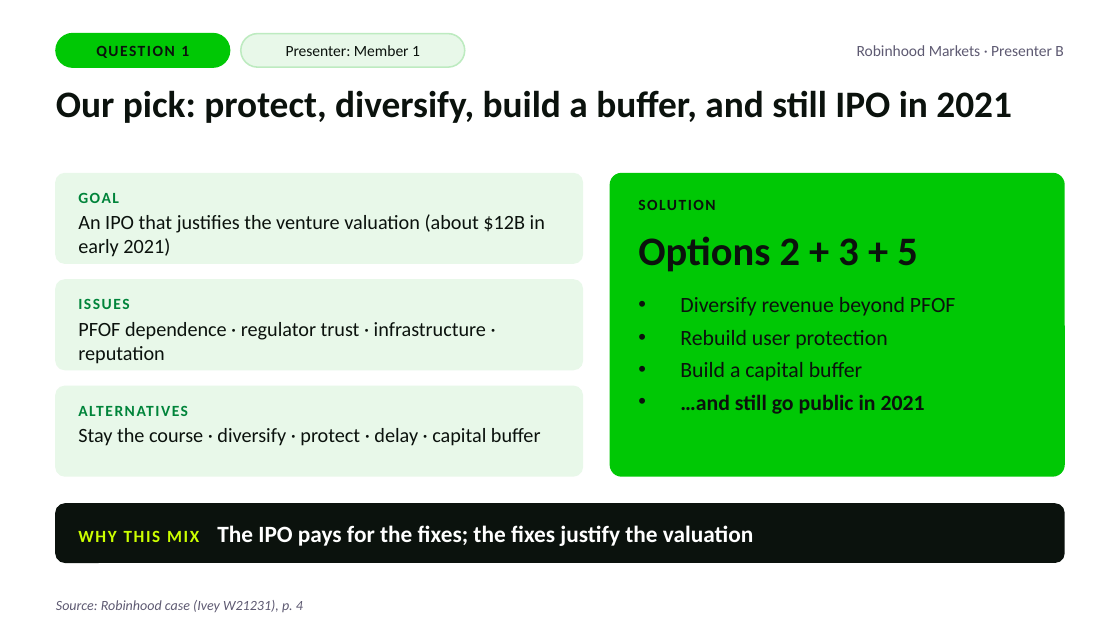
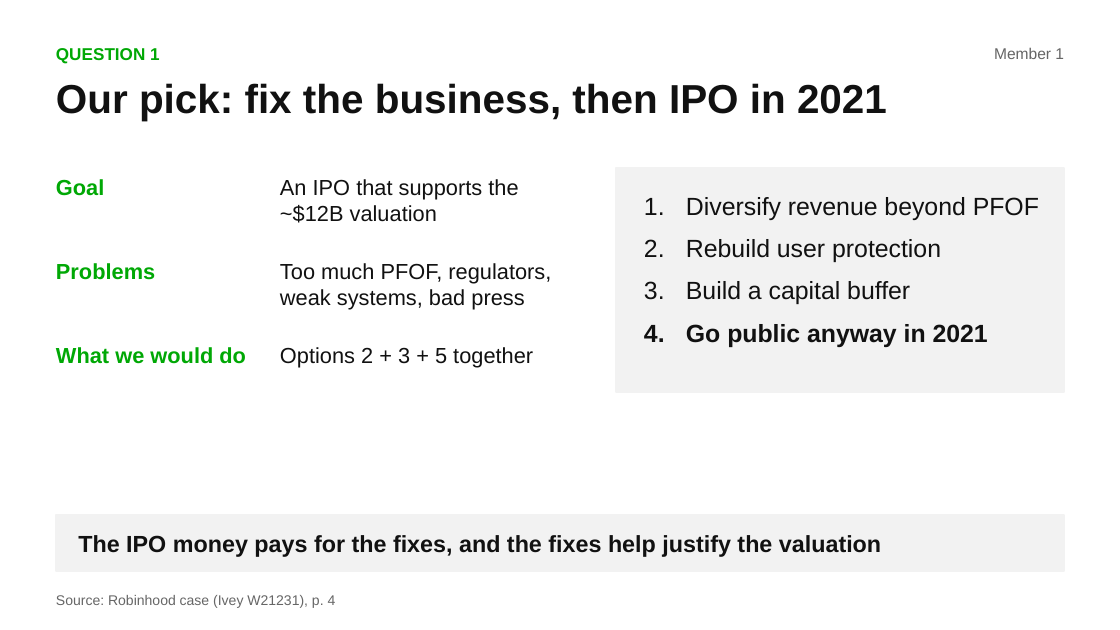
Before and after one commit to melissalcaraz1/DF, a slide deck: slide 4 of robinhood/Robinhood_Member1_Slides.pptx. Drawn at 1120x630 pixels with LibreOffice and Linux fonts; fonts in the diff are those of the drawing. Boxes give left, top, right and bottom in pixels: in the first picture for what was removed or moved away, otherwise in the second. Text is boxed around its words. In the diff, an @@ line names an element or a change of style, - is before the commit and + after.

```diff
--- a/robinhood/Robinhood_Member1_Slides.pptx
+++ b/robinhood/Robinhood_Member1_Slides.pptx
@@ text "QUESTION 1" at (56, 48, 160, 64): size 10 to 11 pt, font Calibri to Arial, text colour #0B120D to #00A805, letter spacing 1 to 0 pt; alignment centre to left @@
@@ rounded rectangle removed at (56, 34, 230, 67) @@
@@ rounded rectangle removed at (241, 34, 465, 67) @@
@@ text removed at (857, 45, 1063, 56) @@
-Robinhood Markets · Presenter B
@@ text at (994, 48, 1064, 59): text changed; font Calibri to Arial; text colour #0B120D to #666666 @@
-Presenter: Member 1
+Member 1
@@ text at (56, 83, 887, 121): text changed; size 24 to 26 pt; font Calibri to Arial; text colour #0B120D to #111111 @@
-Our pick: protect, diversify, build a buffer, and still IPO in 2021
+Our pick: fix the business, then IPO in 2021
@@ text at (56, 179, 104, 196): text changed; size 10 to 14 pt; font Calibri to Arial; text colour #00843A to #00A805 @@
-GOAL
+Goal
@@ text "Goal" at (56, 179, 104, 196): vertical alignment middle to top @@
@@ rounded rectangle removed at (56, 174, 582, 263) @@
@@ text at (280, 179, 518, 223): text changed; size 13 to 14 pt; font Calibri to Arial; text colour #0B120D to #111111 @@
-An IPO that justifies the venture valuation (about $12B in early 2021)
+An IPO that supports the ~$12B valuation
@@ rounded rectangle removed at (610, 174, 1064, 476) @@
@@ rectangle added at (616, 168, 1064, 392), fill #F2F2F2, outline #F2F2F2 1 pt @@
@@ text removed at (638, 200, 715, 210) @@
-SOLUTION
@@ text "Diversify revenue beyond PFOF": place and size @@
-text "Diversify revenue beyond PFOF" at (680, 297, 956, 414)
+text "Diversify revenue beyond PFOF" at (686, 197, 1039, 347)
@@ text at (686, 197, 1039, 304): size 14 to 16 pt, font Calibri to Arial, text colour #0B120D to #111111 in "Diversify revenue beyond PFOF", "Rebuild user protection", "Build a capital buffer"; bullet • to 1.; more space between paragraphs @@
@@ text added at (56, 263, 155, 280), 14 pt, text #00A805, bold @@
+Problems
@@ text added at (280, 263, 551, 310), 14 pt, text #111111 @@
+Too much PFOF, regulators, weak systems, bad press
@@ rounded rectangle removed at (56, 280, 582, 370) @@
@@ text removed at (78, 298, 129, 309) @@
-ISSUES
@@ text removed at (78, 322, 486, 364) @@
-PFOF dependence · regulator trust · infrastructure · reputation
@@ text at (686, 324, 988, 347): text changed; size 14 to 16 pt; font Calibri to Arial; text colour #0B120D to #111111 @@
-• …and still go public in 2021
+4. Go public anyway in 2021
@@ text added at (56, 347, 246, 364), 14 pt, text #00A805, bold @@
+What we would do
@@ text "Options 2 + 3 + ..." at (280, 347, 533, 368): vertical alignment middle to top @@
@@ text at (280, 347, 533, 368): text changed; size 26 to 14 pt; font Calibri to Arial; text colour #0B120D to #111111; bold off @@
-Options 2 + 3 + 5
+Options 2 + 3 + 5 together
@@ rounded rectangle removed at (56, 386, 582, 476) @@
@@ text removed at (78, 405, 188, 416) @@
-ALTERNATIVES
@@ text removed at (78, 428, 541, 446) @@
-Stay the course · diversify · protect · delay · capital buffer
@@ rounded rectangle removed at (56, 504, 1064, 562) @@
@@ rectangle added at (56, 515, 1064, 571), fill #F2F2F2, outline #F2F2F2 1 pt @@
@@ text at (78, 535, 881, 557): text changed; font Calibri to Arial; text colour #FFFFFF to #111111 @@
-WHY THIS MIX The IPO pays for the fixes; the fixes justify the valuation
+The IPO money pays for the fixes, and the fixes help justify the valuation
@@ text "Source: Robinhood case (Ivey W21231), ..." at (56, 595, 336, 608): font Calibri to Arial, text colour #5E5A72 to #666666, italic off @@
```
Also in this commit, not shown: 4 other slides changed, 6 other files.
